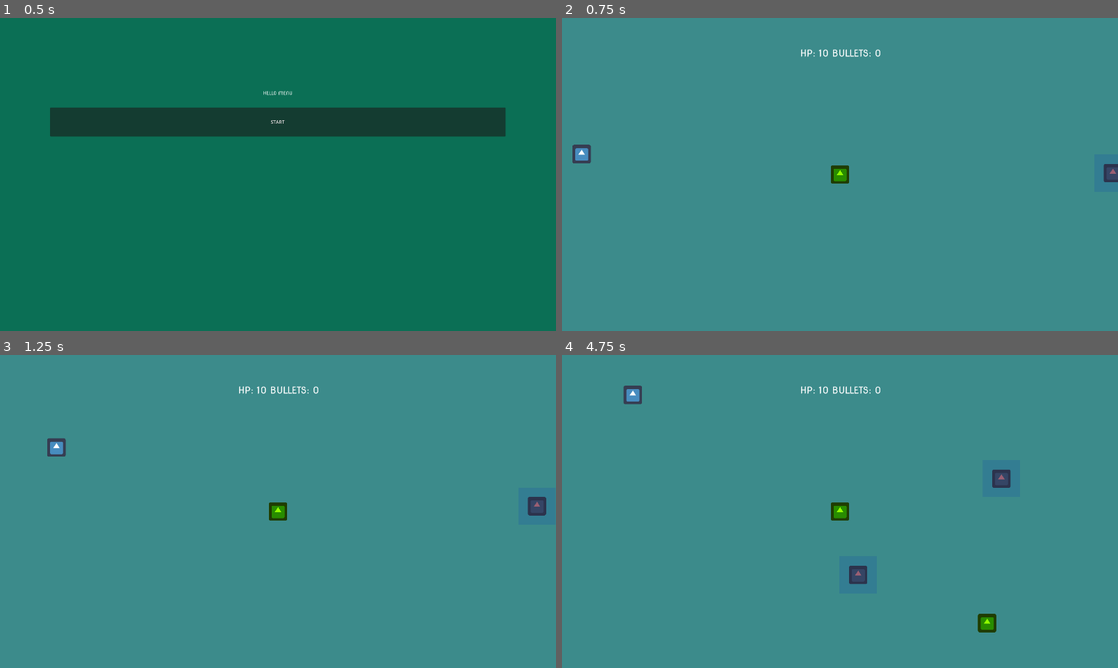
Above: before the commit, frames 1-4 (two rows, left to right).
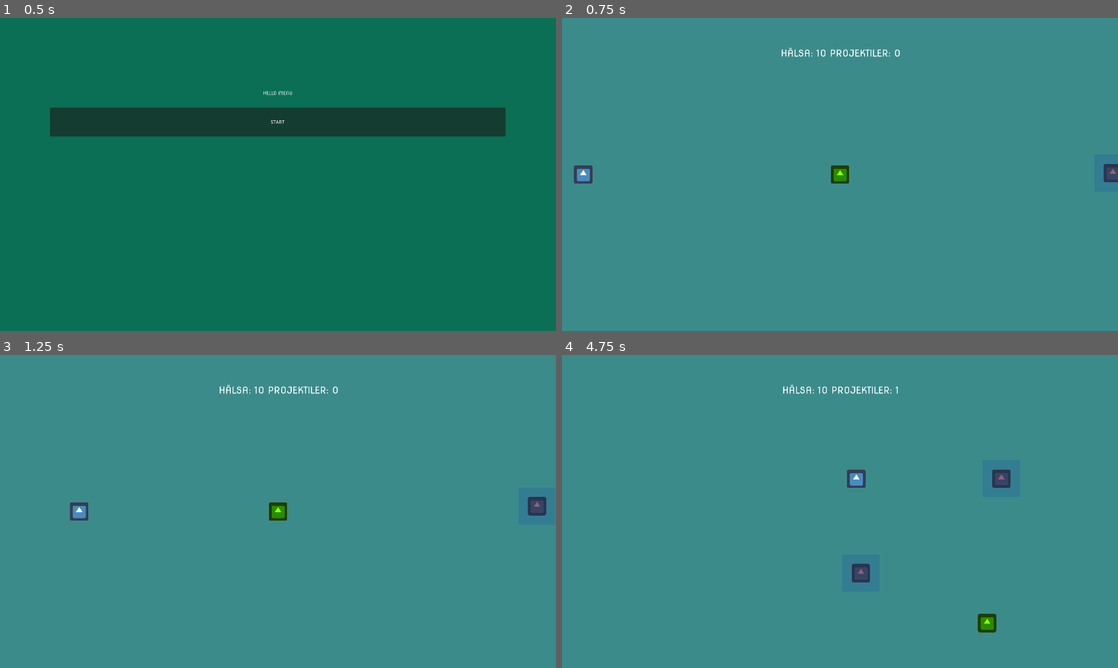
Above: after the commit, the same moments.

Repository: CoderDojoNKPG/GodotWorkshop
Game: Godot game, scene res://menu.tscn
The game is run twice, just before and just after one commit, with the same random seed, the same clock (stepped at 60 frames per second) and the same inputs. The engine's default icon, where the game draws it, is replaced by a stand-in: a white triangle on a blue panel in a dark square.
Inputs (mouse positions are in pixels of both pictures, inside the frame that each line leads up to):
- Up to frame 1 (0.5 s): no input
- Up to frame 2 (0.75 s): click "START" at 0.5 s
- Up to frame 3 (1.25 s): no input
- Up to frame 4 (4.75 s): click "START" at 1.25 s; click "START" at 2 s; move the mouse to (962, 495) at 2.77 s; click (962, 495) at 2.92 s; move the mouse to (728, 527) at 3.52 s; click (728, 527) at 3.67 s; move the mouse to (895, 442) at 4.27 s; click (895, 442) at 4.42 s

Frame 1 is identical in both runs. In frame 2, 0.7% of the frame differs, in the area x 1-61%, y 9-53%; in frame 3, 0.6%; in frame 4, 1.0%, in the area x 11-61%, y 9-74%.

Commit message:
Summary och återgå till meny

Diff:
--- a/GodotSample/main.gd
+++ b/GodotSample/main.gd
@@ -1,16 +1,17 @@
 extends Node2D
 @onready var player = get_node("Player")
 @onready var label = get_node("DebugLabel")
-@onready var anim = get_node("AnimationPlayer")
 
-var player_speed = 400
-const w = 1920
-const h = 1080
+const width = 1920
+const height = 1080
+const half_width = int(round(width/2.0))
+const half_height = int(round(height/2.0))
+
 var pressed = false
-var pressed_position = Vector2(w/2,h/2)
 var game_over = false
 
 func _ready():
+	player.goto = Vector2(half_width,half_height)
 	update_label()
 
 func _on_ColorRect_gui_input(event):
@@ -19,25 +20,24 @@
 			pressed = true
 		elif event.pressed == false:
 			pressed = false
-	if event is InputEventMouseMotion:
-		pass
 
-func _process(delta):
+func _process(_delta):
 	if not game_over:
 		if pressed:
-			pressed_position = get_global_mouse_position()
+			player.goto = get_global_mouse_position()
+			# player.position  = player.position.move_toward(pressed_position, delta * player_speed)
+	elif game_over and pressed:
+		call_deferred('queue_free')
+	elif game_over:
+		stop_spawn_timers()
 
-		player.position  = player.position.move_toward(pressed_position, delta * player_speed)
-	# sprite.position.x  = move_toward(sprite.position.x, pressed_position.x, 10)
-	# sprite.position.y  = move_toward(sprite.position.y, pressed_position.y, 10)
-
-func damage_taken():
-	anim.play("player_anim")
-	player.hp -= 1
-	update_label()
-	if player.hp <= 0:
-		label.text = str("Game Over")
-		game_over = true
 
 func update_label():
-	label.text = "HP: " + str(player.hp) + " BULLETS: " + str(player.no_bullets)
+	label.text = "HÄLSA: " + str(player.hp) + " PROJEKTILER: " + str(player.no_bullets)
+
+func stop_spawn_timers():
+	$Picks/Timer.stop()
+	$Booos/Timer.stop()
+
+func summary():
+	label.text = "Game Over spelet är slut \n Klicka var som helst för att återgå till startmenyn!"
--- a/GodotSample/menu.gd
+++ b/GodotSample/menu.gd
@@ -3,8 +3,6 @@
 const GAME = preload("res://main.tscn")
 var main_scene
 
-
-
 func _on_StartButton_pressed():
 	main_scene = GAME.instantiate()
 	add_child(main_scene)
